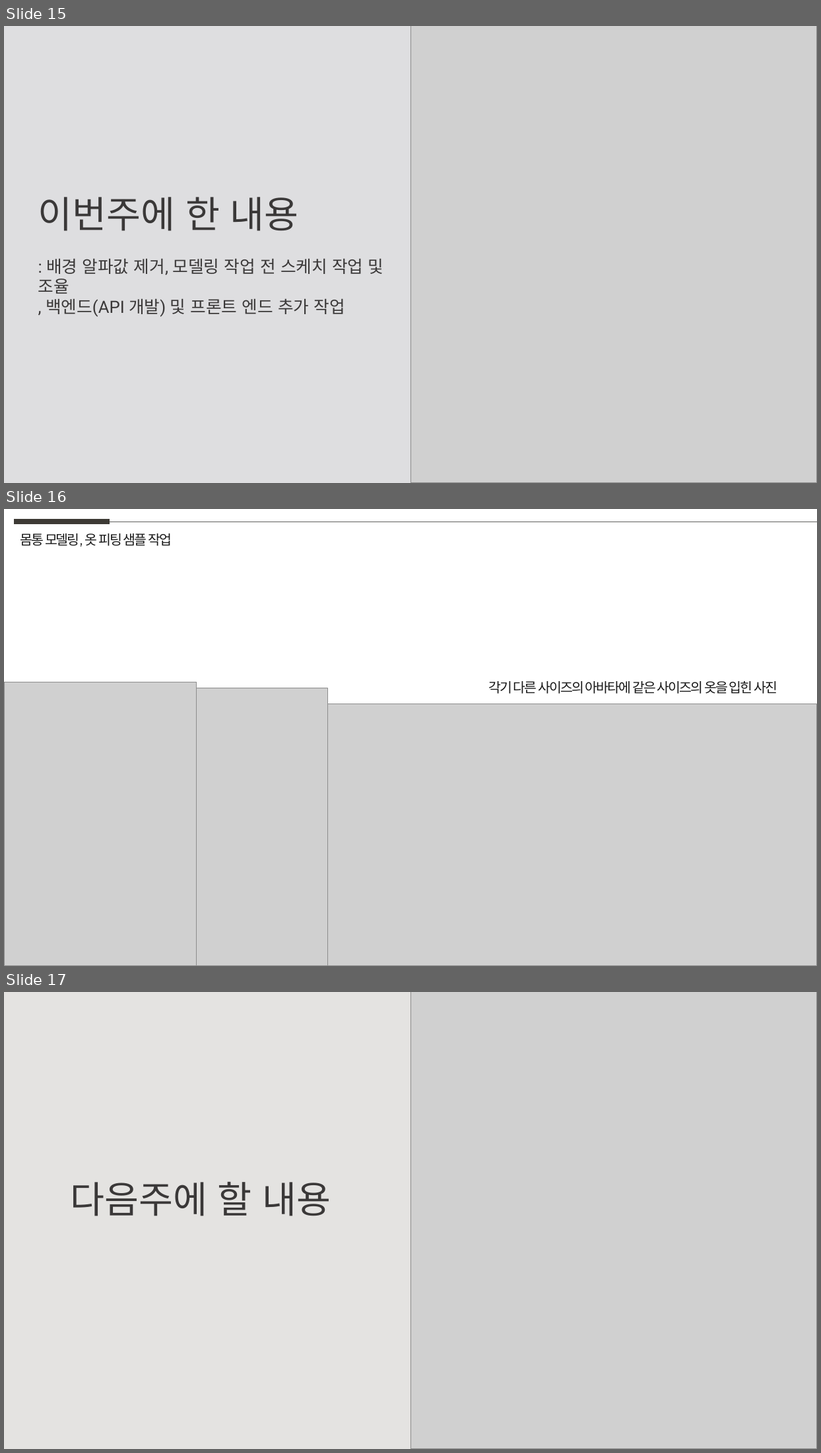
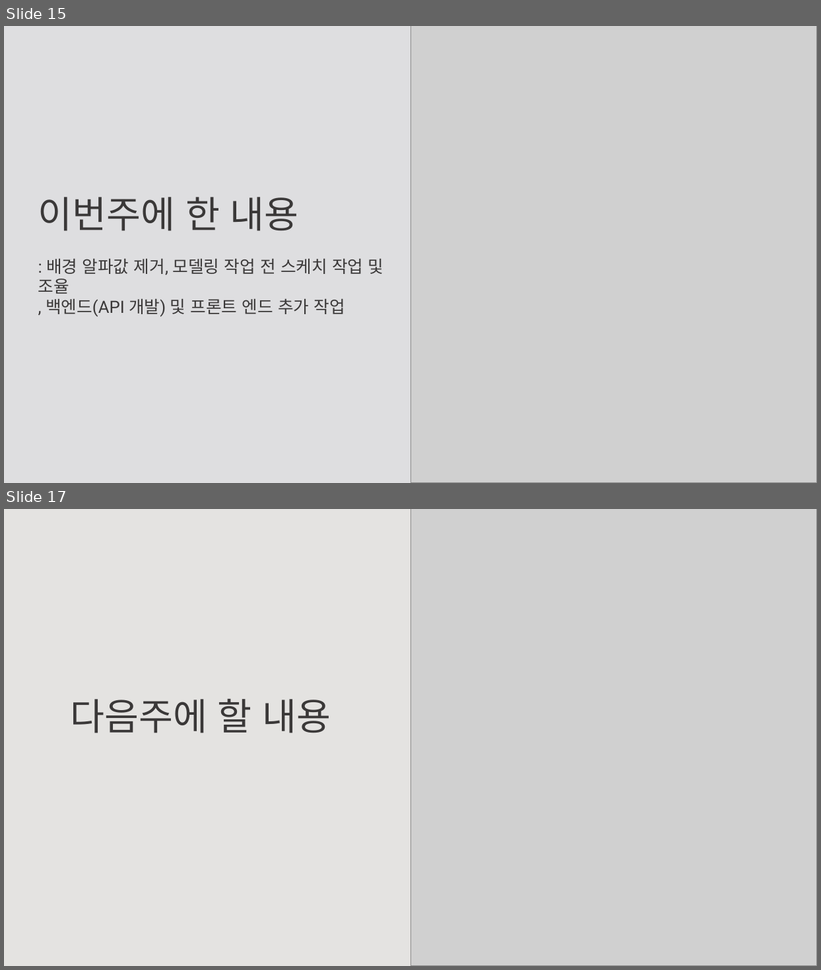
Before and after one commit to weaknessHero/Project_AvatarS, a slide deck: 발표자료/업데이트/LJJppt.pptx. Shown one above the other, each under a label of ours: slides 15, 16 and 17 before the commit, slides 15 and 17 after it; the slides between them are not shown. The pictures are 821x1453 and 821x970 pixels, drawn with LibreOffice and Linux fonts; fonts in the diff are those of the drawing; grey boxes stand for pictures. Boxes give left, top, right and bottom in pixels: in the first picture for what was removed or moved away, otherwise in the second. Text is boxed around its words. In the diff, an @@ line names an element or a change of style, - is before the commit and + after.

```diff
--- a/발표자료/업데이트/LJJppt.pptx
+++ b/발표자료/업데이트/LJJppt.pptx
@@ slide 16 removed at (4,509,817,966), background #FFFFFF @@
@@ line removed from (15, 522) to (110, 522) @@
@@ line removed from (110, 522) to (817, 522) @@
@@ text removed at (20,533,172,547) @@
-몸통 모델링, 옷 피팅 샘플 작업
@@ picture removed at (4,682,196,966) @@
@@ text removed at (488,681,778,694) @@
-각기 다른 사이즈의 아바타에 같은 사이즈의 옷을 입힌 사진
@@ picture removed at (196,688,327,966) @@
@@ picture removed at (328,704,817,966) @@
```
Also in this commit, not shown: 1 slide added.
